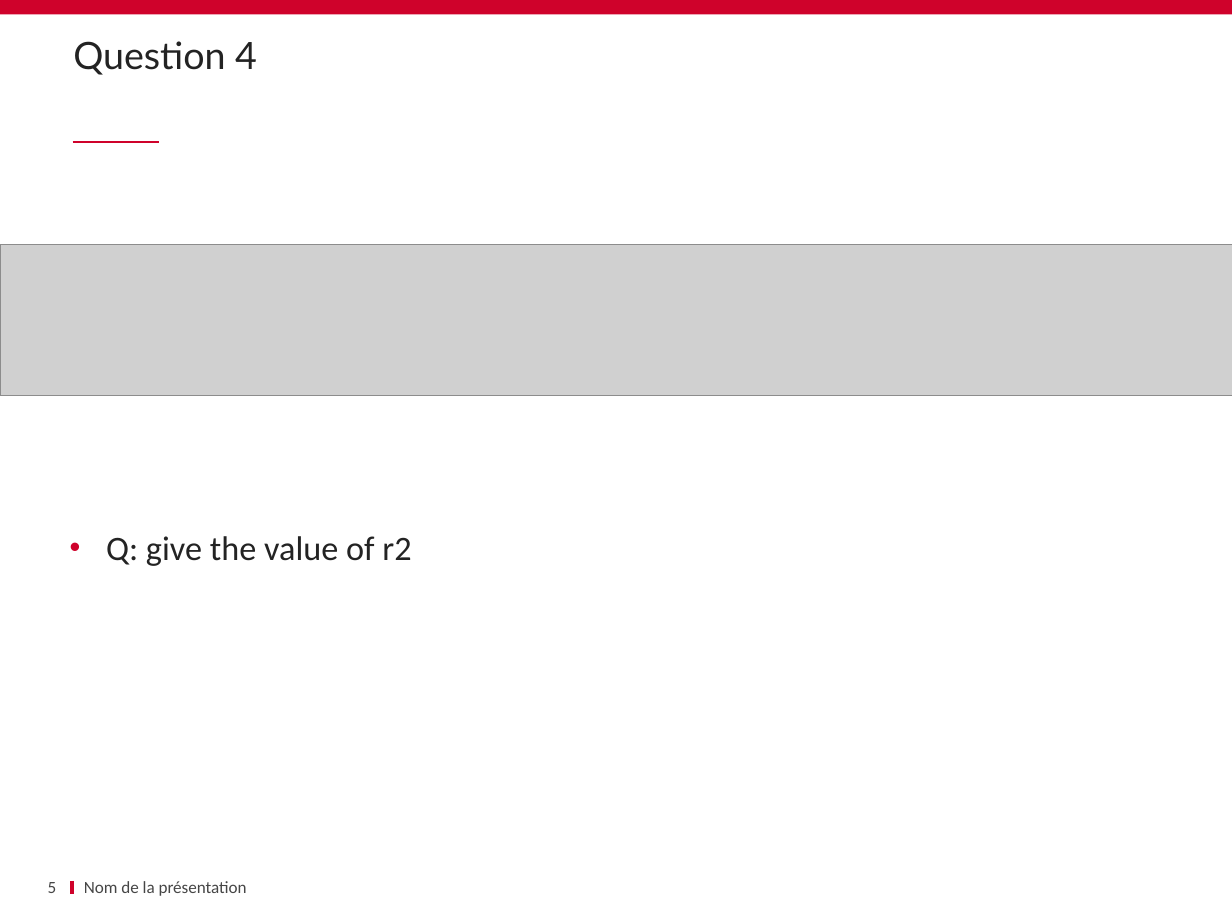
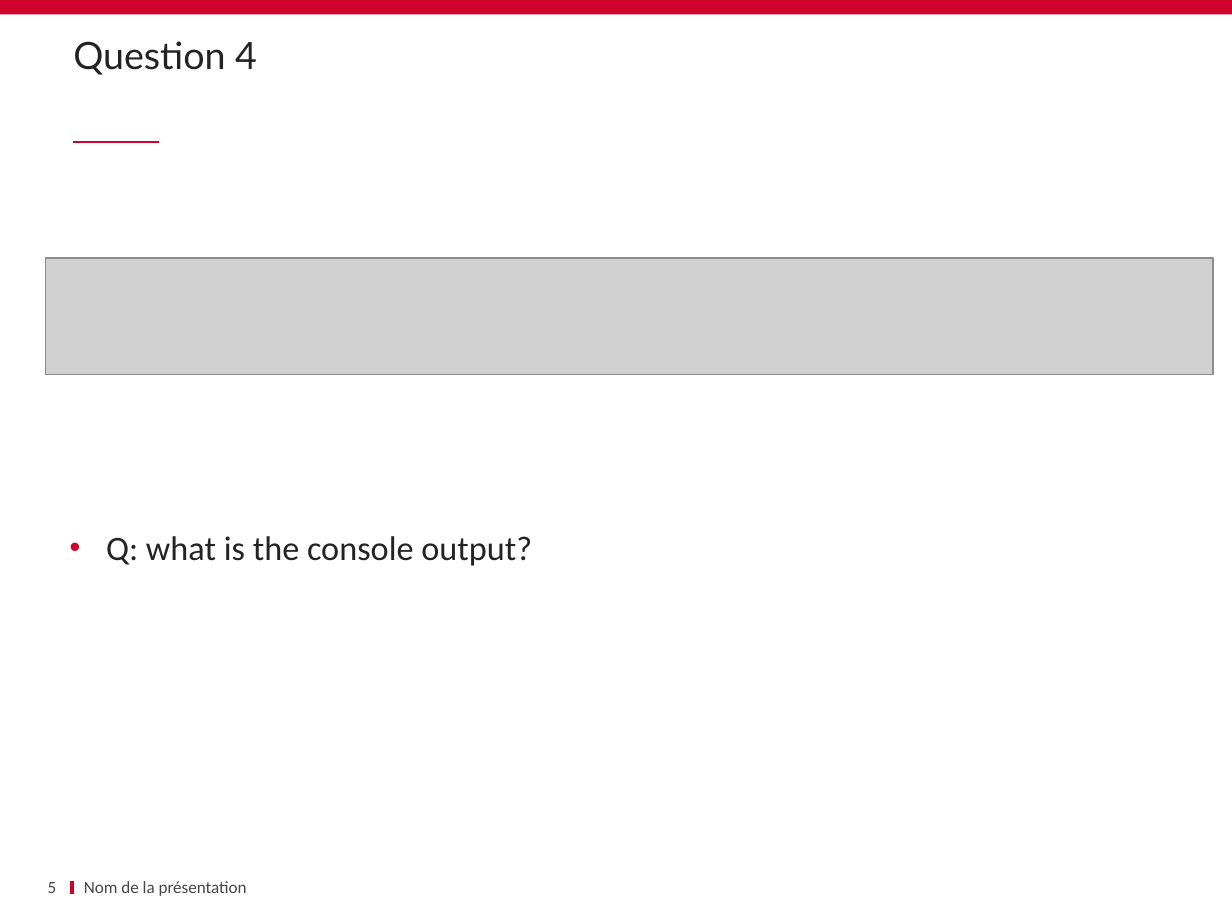
Before and after one commit to schassande/formation-angularjs1, a slide deck: slide 5 of Jour1/02 QCM/JS QCM.pptx. Drawn at 1232x924 pixels with LibreOffice and Linux fonts; fonts in the diff are those of the drawing; grey boxes stand for pictures; background and template pictures are left out. Boxes give left, top, right and bottom in pixels: in the first picture for what was removed or moved away, otherwise in the second. Text is boxed around its words. In the diff, an @@ line names an element or a change of style, - is before the commit and + after.

```diff
--- a/Jour1/02 QCM/JS QCM.pptx
+++ b/Jour1/02 QCM/JS QCM.pptx
@@ picture: place and size @@
-picture at bbox=[0, 244, 1232, 395]
+picture at bbox=[46, 257, 1214, 373]
@@ text at bbox=[106, 536, 532, 566]: text changed @@
-• Q: give the value of r2
+• Q: what is the console output?
```
Also in this commit, not shown: 9 other slides changed, 10 other files.
